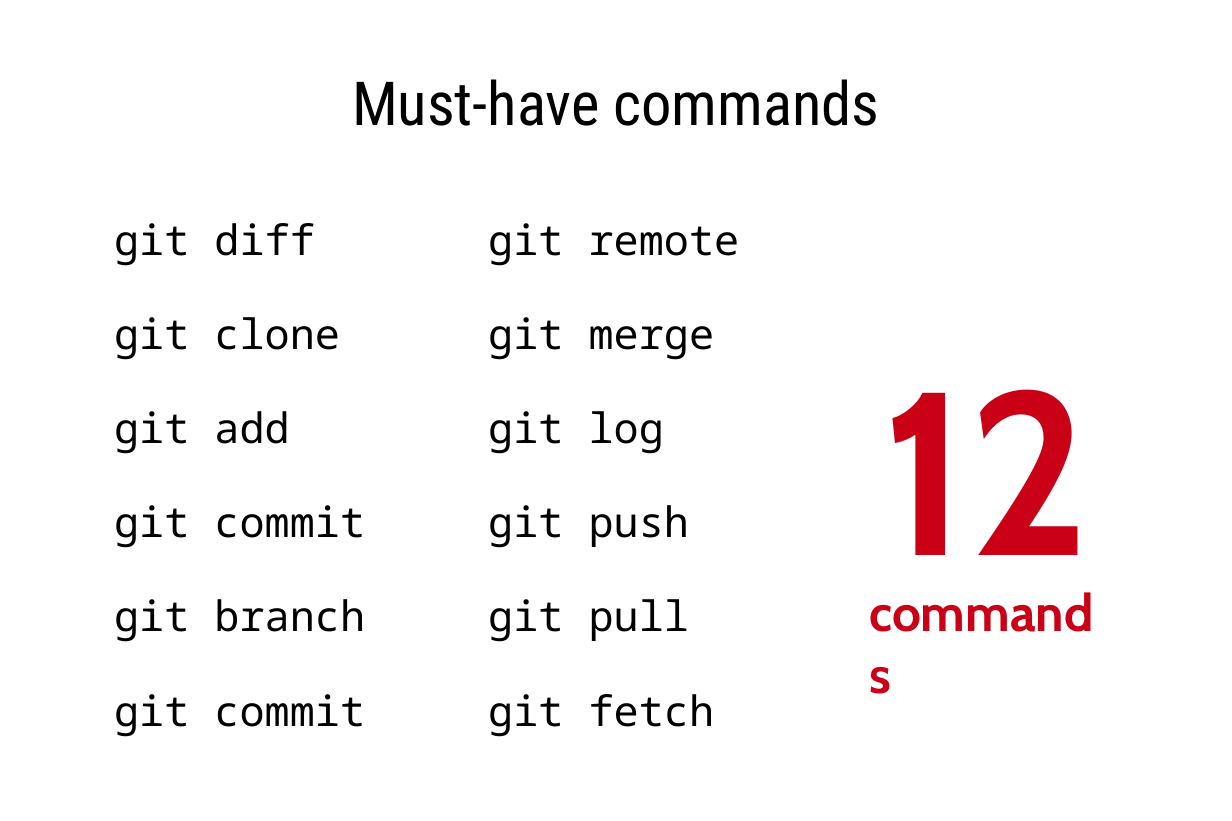
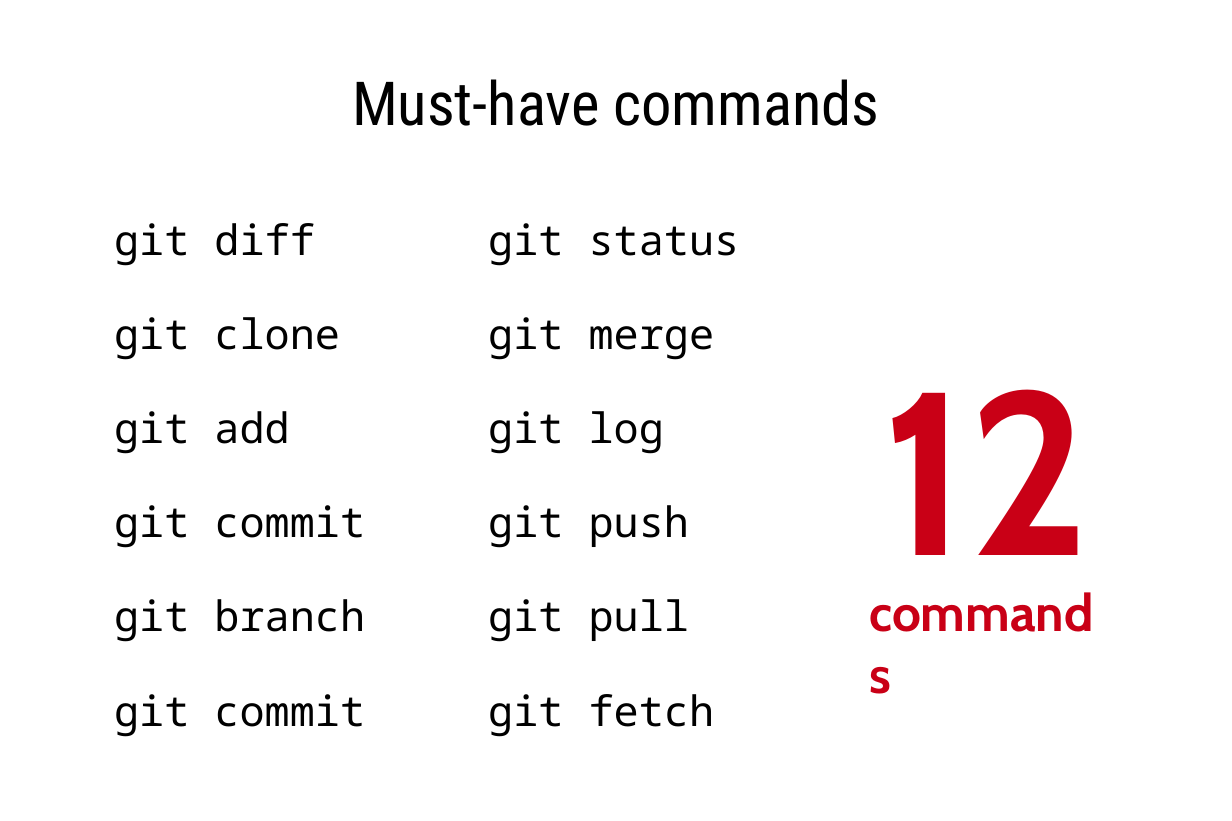
Before and after one commit to 9seconds/WTF-is-GIT-, a slide deck: slide 252 of wtf_is_git.odp (slide 253 before the commit). Drawn at 1232x821 pixels with LibreOffice and Linux fonts; fonts in the diff are those of the drawing. Boxes give left, top, right and bottom in pixels: in the first picture for what was removed or moved away, otherwise in the second. Text is boxed around its words. In the diff, an @@ line names an element or a change of style, - is before the commit and + after.

```diff
--- a/wtf_is_git.odp
+++ b/wtf_is_git.odp
@@ table at <box>109,192,858,758</box> @@
-row 1, column 2: git remote
+row 1, column 2: git status
```
Also in this commit, not shown: 21 other slides changed, 1 slide removed, 1 other file.
